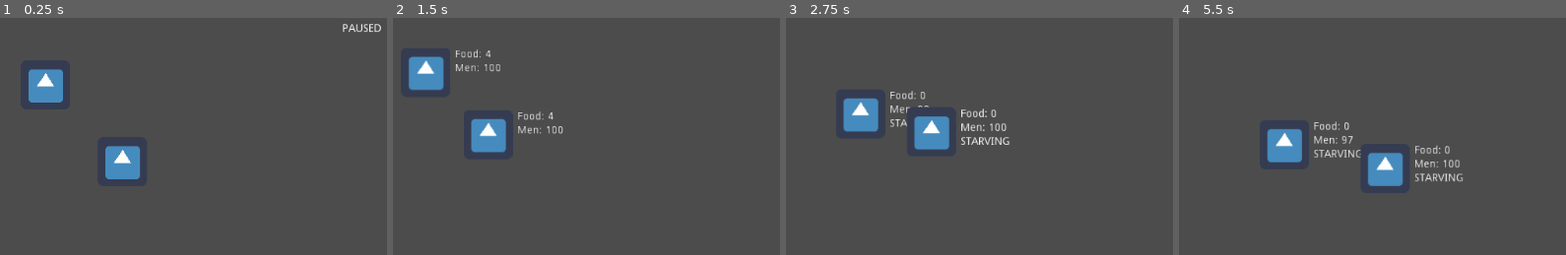
Above: before the commit, frames 1-4 (left to right).
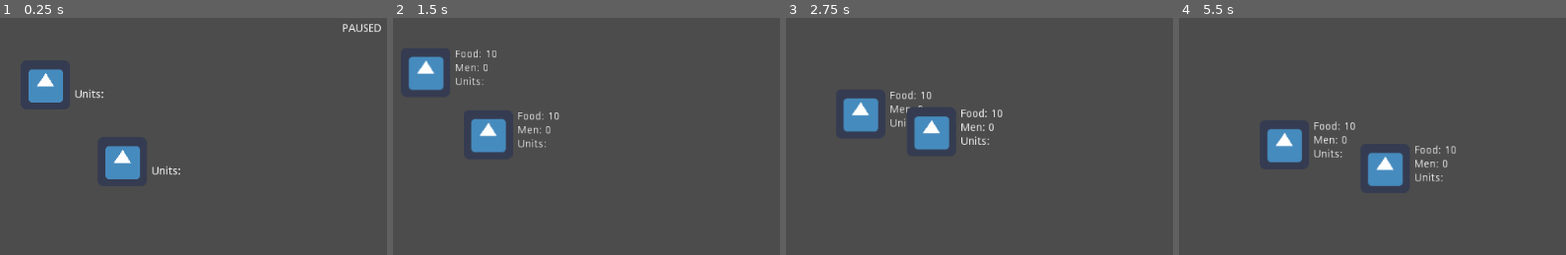
Above: after the commit, the same moments.

Repository: The-Churrosaur/Fimbulvinter-HAGJ-4
Game: Godot game, scene res://main.tscn
The game is run twice, just before and just after one commit, with the same random seed, the same clock (stepped at 60 frames per second) and the same inputs. The engine's default icon, where the game draws it, is replaced by a stand-in: a white triangle on a blue panel in a dark square.
Inputs (mouse positions are in pixels of both pictures, inside the frame that each line leads up to):
- Up to frame 1 (0.25 s): no input
- Up to frame 2 (1.5 s): tap Enter (ui_accept) at 0.5, 0.77, 1.25 s; move the mouse to (439, 84) at 0.52 s; hold Right mouse button (ui_rmb) 0.53-1.28 s; click (439, 84) at 0.67 s; move the mouse to (501, 145) at 1.27 s; right-click (501, 145) at 1.35 s; click (501, 145) at 1.42 s
- Up to frame 3 (2.75 s): tap Enter (ui_accept) at 1.52, 2 s; move the mouse to (outside the picture) at 2.02 s; hold Right mouse button (ui_rmb) from 2.03 s (still down); click (outside the picture) at 2.17 s
- Up to frame 4 (5.5 s): move the mouse to (outside the picture) at 2.77 s; release Right mouse button (ui_rmb) at 2.78 s; right-click (outside the picture) at 2.85 s; click (outside the picture) at 2.92 s; tap Enter (ui_accept) at 3.02, 3.5, 3.77, 4.25, 4.52, 5 s; move the mouse to (outside the picture) at 3.52 s; hold Right mouse button (ui_rmb) 3.53-4.28 s; click (outside the picture) at 3.67 s; move the mouse to (1306, 169) at 4.27 s; right-click (1306, 169) at 4.35 s; click (1306, 169) at 4.42 s; move the mouse to (outside the picture) at 5.02 s; hold Right mouse button (ui_rmb) from 5.03 s (still down); click (outside the picture) at 5.17 s

The runs differ from the first frame. In frame 1, 0.2% of the frame differs, in the area x 19-47%, y 30-67%; in frame 2, 0.5%; in frame 3, 0.6%; in frame 4, 0.8%, in the area x 34-74%, y 43-69%.

Commit message:
armies now contain units, manager tracks units, population by units, each unit has a ui node which is updated by it and can be stolen

Diff:
--- a/armies/army_base.gd
+++ b/armies/army_base.gd
@@ -1,7 +1,6 @@
 class_name ArmyBase
 extends KinematicBody2D
 
-export var population : int = 100
 export var grain : float = 10
 export var consumption_rate : float = 0.1 # grain per person per second
 export var starve_chance : float = 0.01 # chance of starvation death per tick
@@ -12,12 +11,16 @@
 onready var map_manager = level.map_manager
 
 # temp hud elements
-onready var food_label = $VBoxContainer/FoodLabel
-onready var pop_label = $VBoxContainer/PopLabel
-onready var starve_label = $VBoxContainer/StarveLabel
+onready var food_label = $UI/VBoxContainer/FoodLabel
+onready var pop_label = $UI/VBoxContainer/PopLabel
+onready var starve_label = $UI/VBoxContainer/StarveLabel
+onready var units_vbox = $UI/VBoxContainer/Units
 
 # assigned on birth by army manager
 var army_id : int
+
+# dictionary of embedded units
+var units = {}
 
 # map movement
 
@@ -46,7 +49,7 @@
 	move_and_collide(movement)
 
 func consume_grain(delta):
-	var amount = population * consumption_rate * delta
+	var amount = get_manpower() * consumption_rate * delta
 	grain -= amount
 	if grain <= 0:
 		grain = 0
@@ -55,16 +58,39 @@
 	else:
 		starve_label.visible = false
 	food_label.text = "Food: " + String(int(grain))
-	pop_label.text = "Men: " + String(population)
+	pop_label.text = "Men: " + String(get_manpower())
 
 func starve(delta):
 	if randf() <= starve_chance:
-		population -= 1
+		var unit = units.values()[randi() % units.size()]
+		unit.add_men(-1)
+
+# input ==========
 
 func on_select_input_event(viewport, event, shape_idx):
 	if event.is_action_pressed("ui_lmb"):
 		hud_controller.on_army_selected(self)
 
+# movement ===========
+
 func set_target(target):
 	self.target = target
 	print(name, " target set: ", self.target)
+
+# unit management ==========
+
+func get_manpower() -> int:
+	var men = 0
+	for unit in units.values():
+		men += unit.manpower
+	return men
+
+func add_unit(unit):
+	print("unit: ", unit, ", ", unit.unit_id, " added to army: ", name)
+	units[unit.unit_id] = unit
+
+	# reparent unit ui
+	var ui = unit.unit_ui
+	if ui.get_parent():
+		ui.get_parent().remove_child(ui)
+	units_vbox.add_child(ui)
--- a/armies/army_base.tscn
+++ b/armies/army_base.tscn
@@ -20,9 +20,17 @@
 [node name="SelectionArea" type="Area2D" parent="."]
 
 [node name="CollisionShape2D" type="CollisionShape2D" parent="SelectionArea"]
-shape = SubResource( 1 )
+shape = SubResource( 2 )
 
-[node name="VBoxContainer" type="VBoxContainer" parent="."]
+[node name="UI" type="Control" parent="."]
+margin_right = 40.0
+margin_bottom = 40.0
+mouse_filter = 2
+__meta__ = {
+"_edit_use_anchors_": false
+}
+
+[node name="VBoxContainer" type="VBoxContainer" parent="UI"]
 margin_left = 37.8323
 margin_top = -29.5916
 margin_right = 77.8323
@@ -31,18 +39,28 @@
 "_edit_use_anchors_": false
 }
 
-[node name="FoodLabel" type="Label" parent="VBoxContainer"]
+[node name="FoodLabel" type="Label" parent="UI/VBoxContainer"]
 margin_right = 40.0
 margin_bottom = 14.0
 
-[node name="PopLabel" type="Label" parent="VBoxContainer"]
+[node name="PopLabel" type="Label" parent="UI/VBoxContainer"]
 margin_top = 18.0
 margin_right = 40.0
 margin_bottom = 32.0
 
-[node name="StarveLabel" type="Label" parent="VBoxContainer"]
+[node name="StarveLabel" type="Label" parent="UI/VBoxContainer"]
 visible = false
 margin_top = 36.0
 margin_right = 64.0
 margin_bottom = 50.0
 text = "STARVING"
+
+[node name="Units" type="VBoxContainer" parent="UI/VBoxContainer"]
+margin_top = 36.0
+margin_right = 40.0
+margin_bottom = 50.0
+
+[node name="Label" type="Label" parent="UI/VBoxContainer/Units"]
+margin_right = 40.0
+margin_bottom = 14.0
+text = "Units:"
--- /dev/null
+++ b/armies/unit_base.gd
@@ -0,0 +1,25 @@
+class_name UnitBase
+extends Node2D
+
+export var manpower = 50
+
+# unit ui exists to be plucked and replaced by armies, tooltips
+onready var unit_ui = $UnitInfo
+onready var unit_label = $UnitInfo/Label
+
+var unit_id = 0
+
+signal manpower_changed(new_manpower)
+
+func _ready():
+	update_label()
+
+func add_men(men):
+	manpower += men
+	if manpower <= 0:
+		manpower = 0
+	emit_signal("manpower_changed", manpower)
+	update_label()
+
+func update_label():
+	unit_label.text = name + ": " + String(manpower) + " men"
--- /dev/null
+++ b/armies/unit_base.tscn
@@ -0,0 +1,20 @@
+[gd_scene load_steps=2 format=2]
+
+[ext_resource path="res://armies/unit_base.gd" type="Script" id=1]
+
+[node name="UnitBase" type="Node2D"]
+script = ExtResource( 1 )
+
+[node name="UnitInfo" type="Control" parent="."]
+margin_right = 40.0
+margin_bottom = 40.0
+__meta__ = {
+"_edit_use_anchors_": false
+}
+
+[node name="Label" type="Label" parent="UnitInfo"]
+margin_right = 40.0
+margin_bottom = 14.0
+__meta__ = {
+"_edit_use_anchors_": false
+}
Not shown: 1 places in armies/army_base.tscn that only renumber resources
